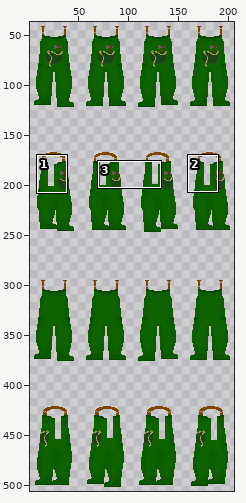
File history of a sprite sheet, assets/playerCustom/clothingOver/dredgersGreen.png. Above: a wide view before the commit, with the close-up outlined.
Close-up. As it was:
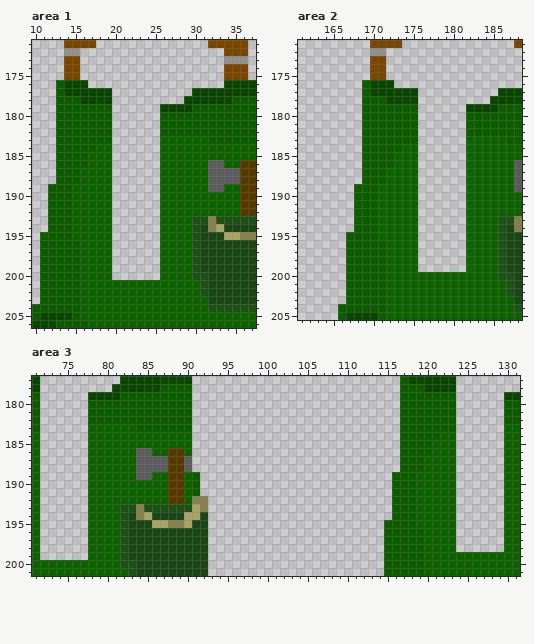
The file is 208x508 pixels. Colours within 5 levels of each other are drawn and written as one. Shown: area 1: x 10..37, y 171..206; area 2: x 161..188, y 171..205; area 3: x 71..131, y 177..201. The wide view leaves out empty margins. The commit also changed other parts of the picture, which this record leaves out.
New version:
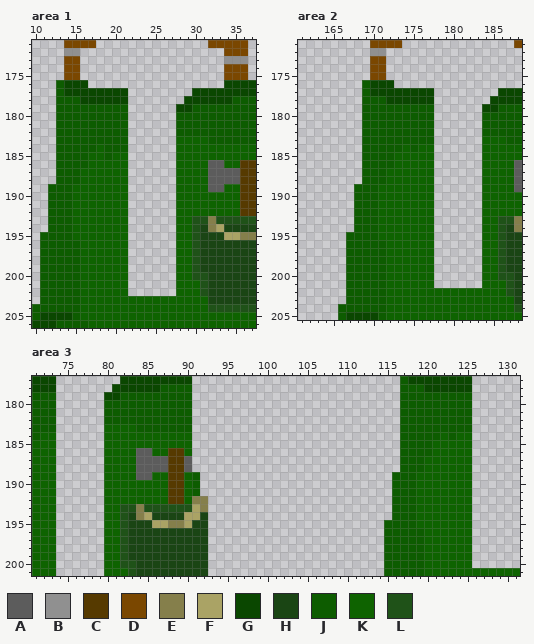
Palette (. is transparent): A #5c5c5c  B #909090  C #563a00  D #7a4700  E #857f4b  F #aaa365  G #0a4700  H #1a4514  J #0d5c00  K #0e6300  L #1f5218
From old to new:
Changed rows in their new state; - is an unchanged pixel.
Area 1:
first column x 19:
177 -GG------
178 -GG------
179 -JJ----..
180 -JJ----..
181 -JJ----..
182 -JJ----..
183 -JJ----..
184 JJJ----..
185 JKK----..
186 -KK----..
187 -KK----..
188 -KK----..
189 -KK----..
190 -KK----..
191 -KK----..
192 -KK----..
193 -KK----..
194 -KK----..
195 -KK----..
196 -KK----..
197 -KK----..
198 -KK----..
199 -KK----..
200 -KK----..
201 ---......
202 ---......
Area 2:
first column x 175:
177 -GG------
178 -GG------
179 -JJ----..
180 -JJ----..
181 -JJ----..
182 -JJ----..
183 -JJ----..
184 JKK----..
185 -KK----..
186 -KK----..
187 -KK----..
188 -KK----..
189 -KK----..
190 -KK----..
191 -KK----..
192 -KK----..
193 -KK----..
194 -KK----..
195 -KK----..
196 -KK----..
197 -KK----..
198 -KK----..
199 -KK----..
200 ---......
201 ---......
Area 3:
first column x 71:
177 -GG--------------------------------------------------GG------
178 -GG--------------------------------------------------GG------
179 -JJ----..--------------------------------------------JJ----..
180 -JJ----..--------------------------------------------JJ----..
181 -JJ----..--------------------------------------------JJ----..
182 -JJ----..--------------------------------------------JJ----..
183 -JJ----..--------------------------------------------JJ----..
184 JKK----..-------------------------------------------JKK----..
185 -KK----..--------------------------------------------KK----..
186 -KK----..--------------------------------------------KK----..
187 -KK----..--------------------------------------------KK----..
188 -KK----..--------------------------------------------KK----..
189 -KK----..--------------------------------------------KK----..
190 -KK----..--------------------------------------------KK----..
191 -KK----..--------------------------------------------KK----..
192 -KK----..--------------------------------------------KK----..
193 -KK----..--------------------------------------------KK----..
194 -KK----..--------------------------------------------KK----..
195 -KK----..--------------------------------------------KK----..
196 -KK----..--------------------------------------------KK----..
197 -KK----..--------------------------------------------KK----..
198 -KK----..--------------------------------------------KK----..
199 -KK----..----------------------------------------------......
200 ---......----------------------------------------------......
201 ---......----------------------------------------------------
Pixel boxes of the changes (left, top, right, bottom) in both close-ups:
changed: (104, 88, 176, 296)
changed: (410, 88, 482, 288)
changed: (32, 376, 104, 576)
changed: (448, 376, 520, 568)
